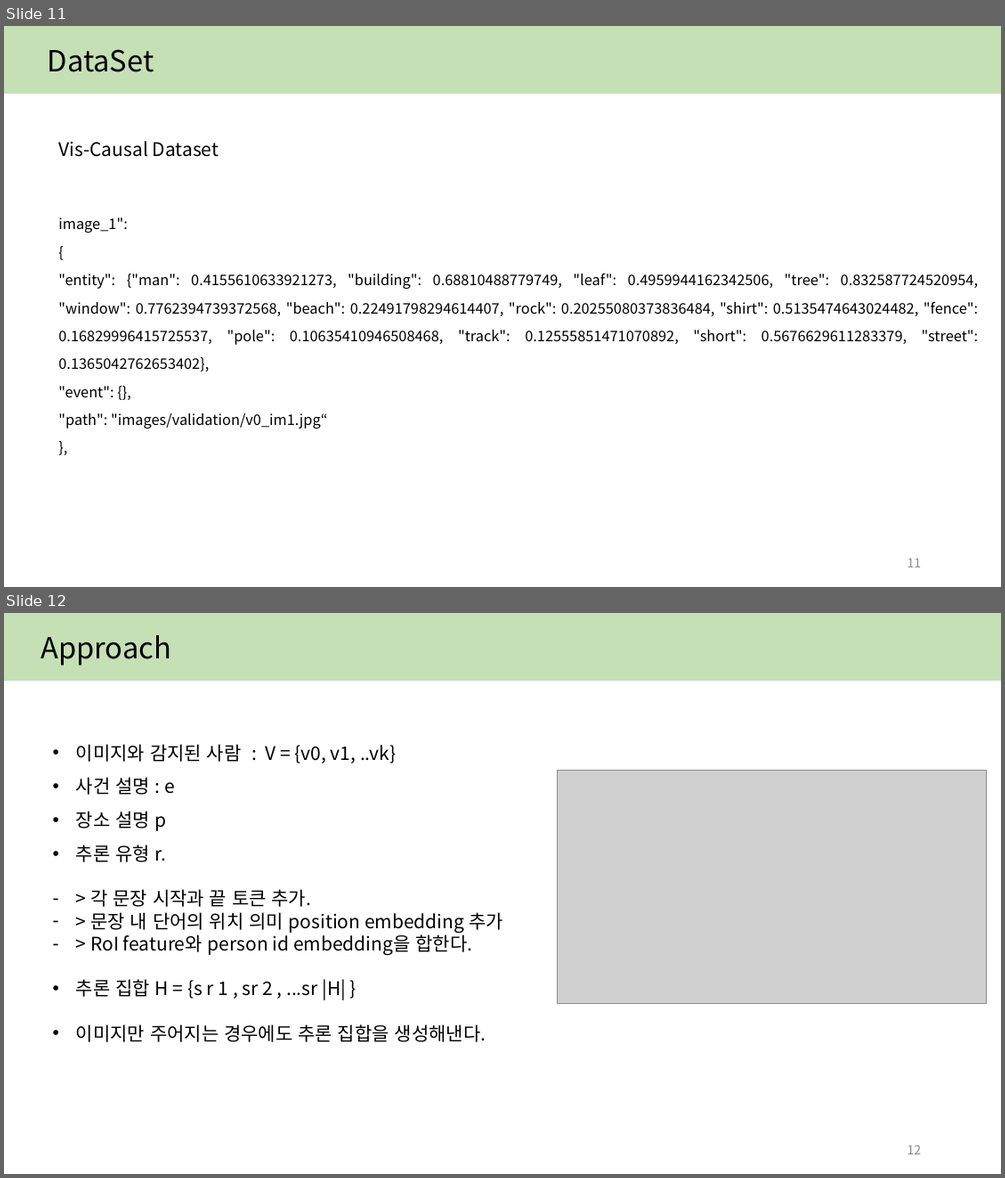
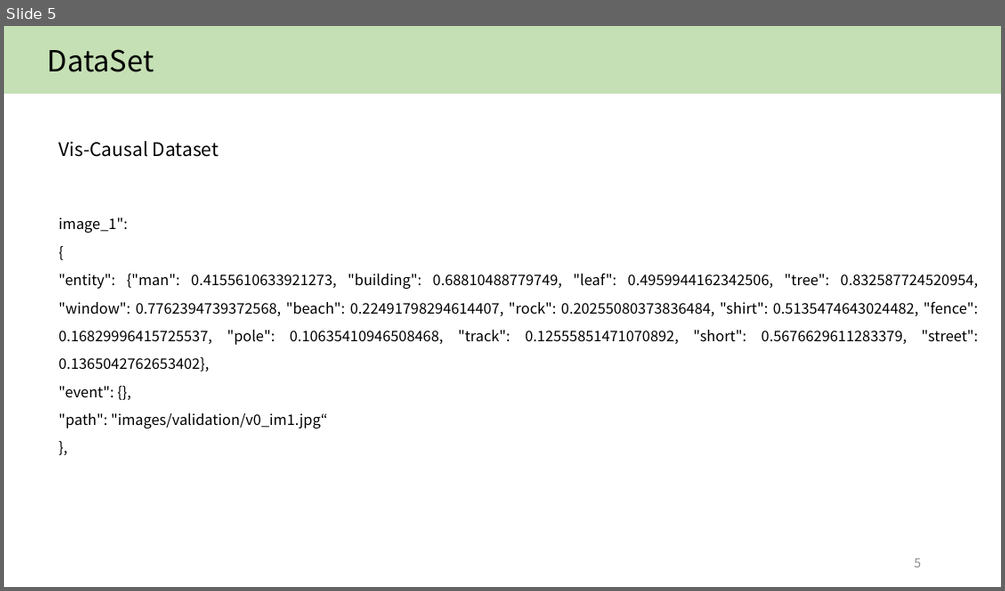
Before and after one commit to yejin087/study_image_caption, a slide deck: 3주차.pptx. Shown one above the other, each under a label of ours: slides 11 and 12 before the commit, slide 5 after it. The pictures are 1005x1178 and 1005x591 pixels, drawn with LibreOffice and Linux fonts; fonts in the diff are those of the drawing; grey boxes stand for pictures. Boxes give left, top, right and bottom in pixels: in the first picture for what was removed or moved away, otherwise in the second. Text is boxed around its words. In the diff, an @@ line names an element or a change of style, - is before the commit and + after.

```diff
--- a/3주차.pptx
+++ b/3주차.pptx
@@ slide 12 removed at [4, 613, 1001, 1174], background #FFFFFF @@
@@ rectangle removed at [4, 613, 1001, 681] @@
@@ text removed at [40, 635, 171, 666] @@
-Approach
@@ text removed at [76, 744, 503, 1042] @@
-• 이미지와 감지된 사람 : V = {v0, v1, ..vk}
-• 사건 설명 : e
-• 장소 설명 p
-• 추론 유형 r.
-– > 각 문장 시작과 끝 토큰 추가.
-– > 문장 내 단어의 위치 의미 position embedding 추가
-– > RoI feature와 person id embedding을 합한다.
-• 추론 집합 H = {s r 1 , sr 2 , ...sr |H| }
-• 이미지만 주어지는 경우에도 추론 집합을 생성해낸다.
@@ picture removed at [558, 771, 987, 1004] @@
@@ page number removed at [907, 1145, 922, 1154] @@
-12
@@ what was slide 11 is now slide 5 @@
@@ page number at [914, 558, 921, 567]: text changed @@
-11
+5
```
Also in this commit, not shown: 5 slides changed, 5 slides added, 3 other slides removed, 5 other files.
